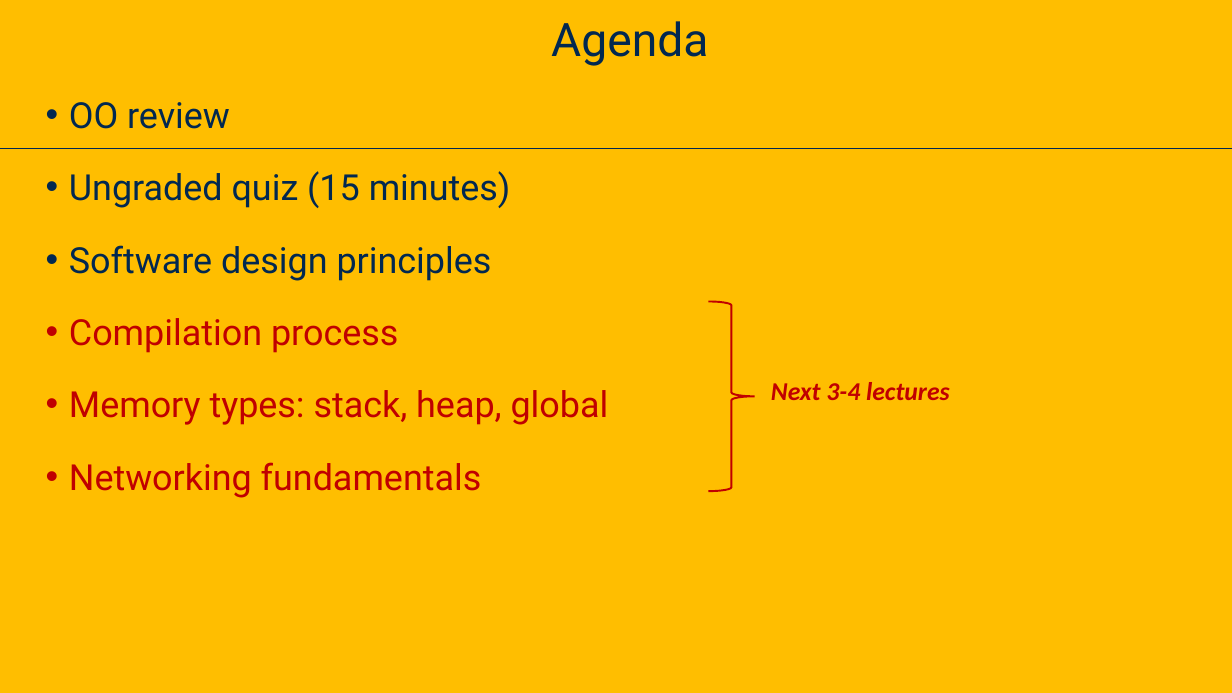
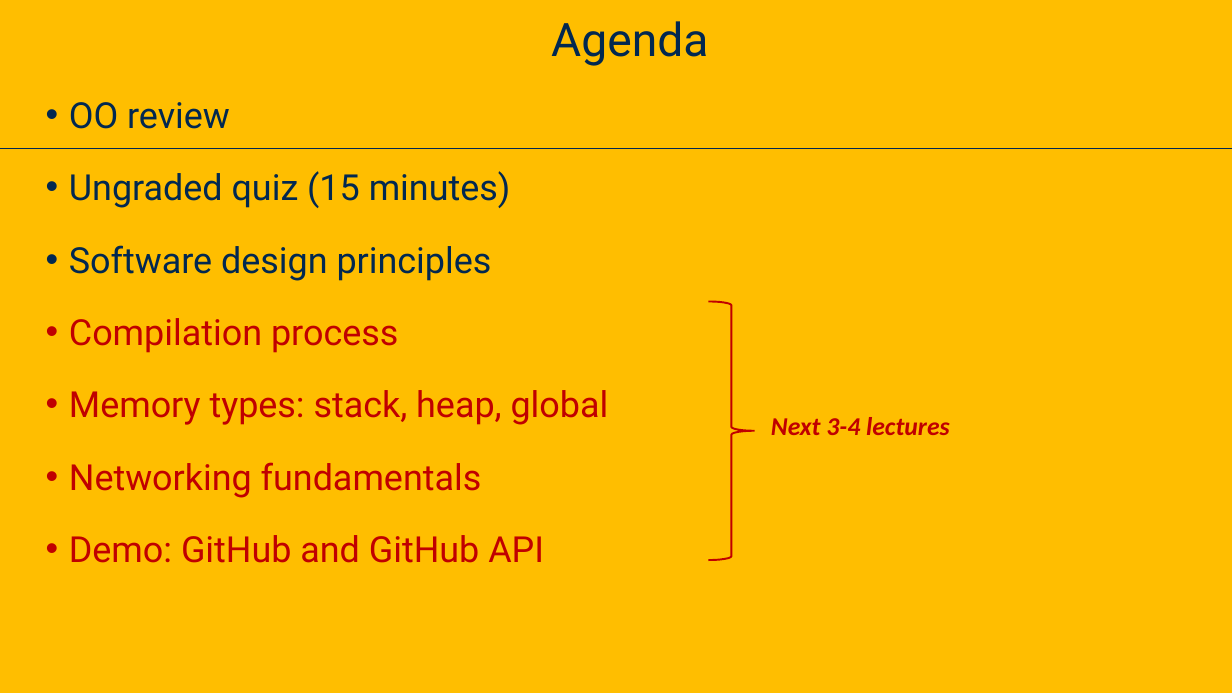
Before and after one commit to davsec-teaching/ecs160-f25, a slide deck: slide 5 of slides/2_oo_background.pptx (slide 4 before the commit). Drawn at 1232x693 pixels with LibreOffice and Linux fonts; fonts in the diff are those of the drawing; background and template pictures are left out. Boxes give left, top, right and bottom in pixels: in the first picture for what was removed or moved away, otherwise in the second. Text is boxed around its words. In the diff, an @@ line names an element or a change of style, - is before the commit and + after.

```diff
--- a/slides/2_oo_background.pptx
+++ b/slides/2_oo_background.pptx
@@ right brace: place and size @@
-right brace at (709,301,755,491)
+right brace at (709,301,755,560)
@@ text "Next 3-4 lectures": place and size @@
-text "Next 3-4 lectures" at (771,382,950,400)
+text "Next 3-4 lectures" at (771,417,950,435)
@@ text at (69,535,544,563): paragraph added @@
+• Demo: GitHub and GitHub API
```
Also in this commit, not shown: 6 other slides changed, 10 slides added, 1 other file.
